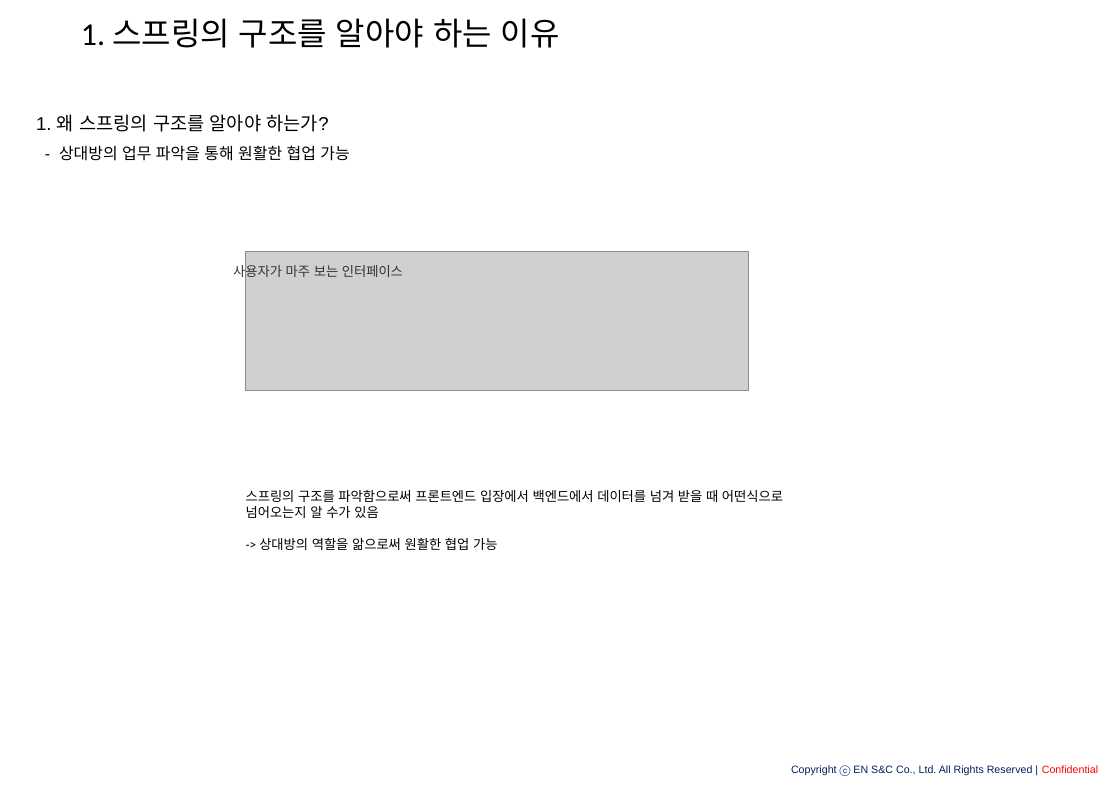
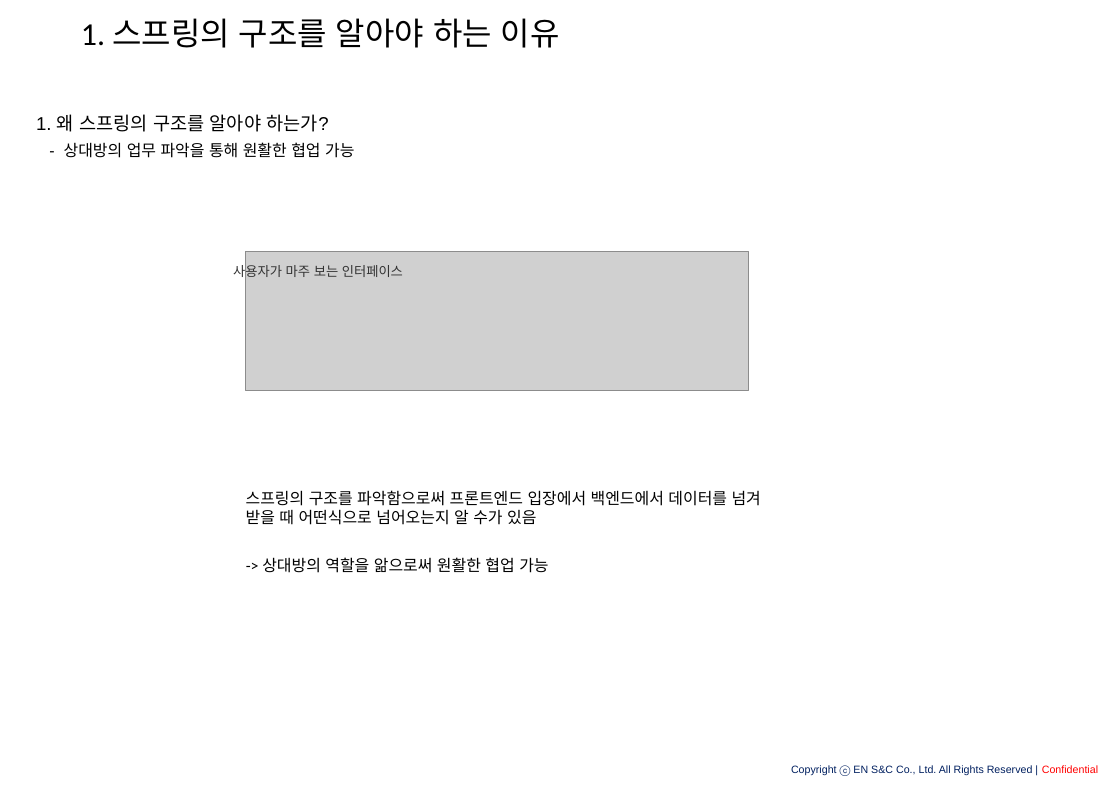
Before and after one commit to eongss/testproject, a slide deck: slide 3 of 스프링의 구조.pptx. Drawn at 1120x792 pixels with LibreOffice and Linux fonts; fonts in the diff are those of the drawing; grey boxes stand for pictures; background and template pictures are left out. Boxes give left, top, right and bottom in pixels: in the first picture for what was removed or moved away, otherwise in the second. Text is boxed around its words. In the diff, an @@ line names an element or a change of style, - is before the commit and + after.

```diff
--- a/스프링의 구조.pptx
+++ b/스프링의 구조.pptx
@@ text at [59, 145, 349, 161]: paragraph removed @@
-- 상대방의 업무 파악을 통해 원활한 협업 가능
@@ text added at [64, 142, 354, 158], 12 pt, text #000000 @@
+- 상대방의 업무 파악을 통해 원활한 협업 가능
@@ text "스프링의 구조를 파악함으로써 프론트엔드 입장에서 ..." at [246, 490, 761, 525]: size 10 to 12 pt @@
@@ text at [259, 538, 497, 550]: paragraph removed @@
--> 상대방의 역할을 앎으로써 원활한 협업 가능
@@ text added at [262, 557, 548, 573], 12 pt, text #000000 @@
+-> 상대방의 역할을 앎으로써 원활한 협업 가능
```
Also in this commit, not shown: 2 other slides changed.
